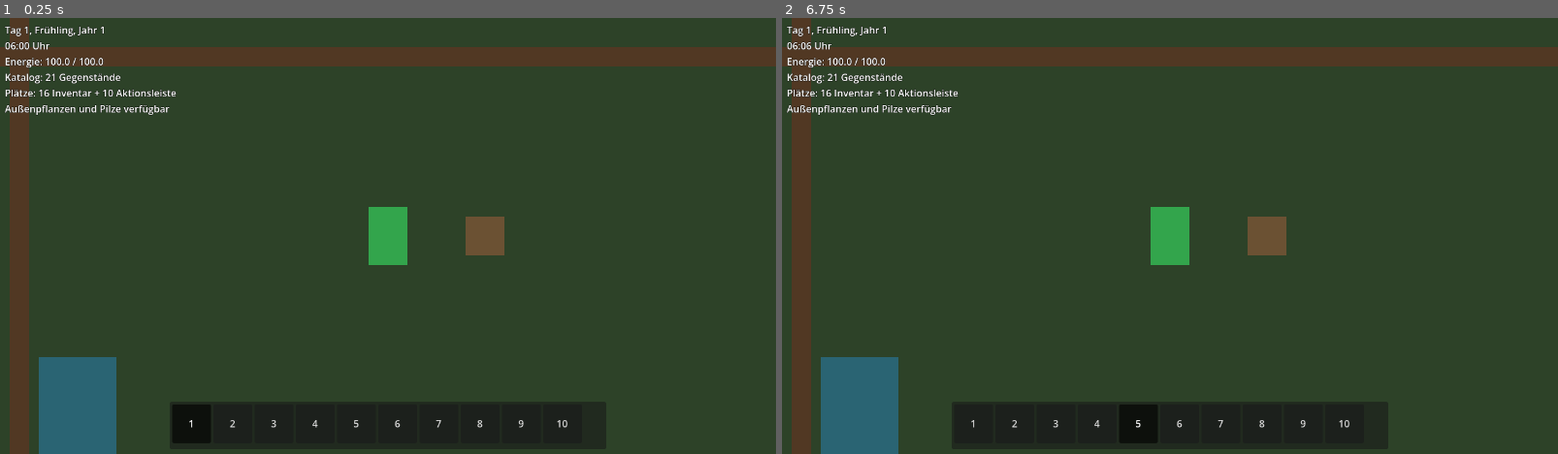
Above: before the commit, frames 1-2 (left to right).
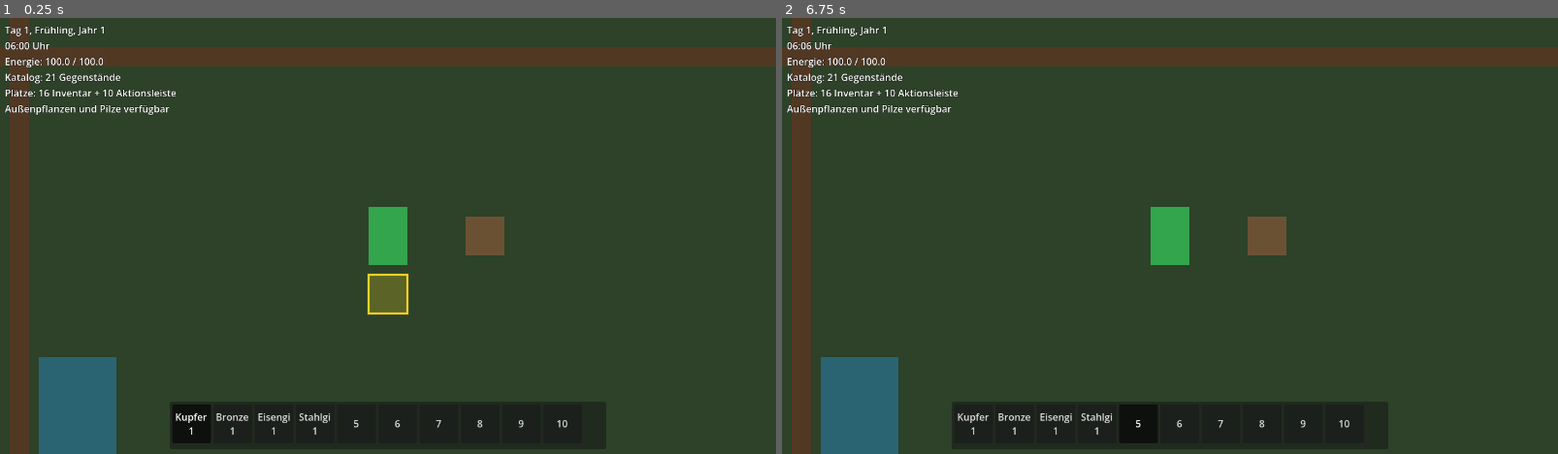
Above: after the commit, the same moments.

Repository: stasar14-rgb/Harvest-Dream
Game: Godot game, scene res://scenes/main.tscn
Same seed, same stepped clock (60 frames per second), same inputs: the game is played once before the commit and once after it.
Inputs (mouse positions are in pixels of both pictures, inside the frame that each line leads up to):
- Up to frame 1 (0.25 s): no input
- Up to frame 2 (6.75 s): click (976, 423) at 0.5 s, where only the run before the commit has a clickable "1"; click (976, 423) at 1.25 s, where only the run after the commit has a clickable "Kupferhacke 1"; click (1014, 423) at 2 s, where only the run before the commit has a clickable "2"; click (1014, 423) at 2.75 s, where only the run after the commit has a clickable "Bronzehacke 1"; click (1053, 423) at 3.5 s, where only the run before the commit has a clickable "3"; click (1053, 423) at 4.25 s, where only the run after the commit has a clickable "Eisengießkanne 1"; click (1100, 423) at 5 s, where only the run before the commit has a clickable "4"; click (1100, 423) at 5.75 s, where only the run after the commit has a clickable "Stahlgießkanne 1"; click "5" at 6.5 s

The runs differ from the first frame. In frame 1, 0.7% of the frame differs, in the area x 22-53%, y 58-96%; in frame 2, 0.2%.

Commit message:
Werkzeugauswahl und Aufladevorschau hinzufügen

Diff:
--- a/scenes/player/player.tscn
+++ b/scenes/player/player.tscn
@@ -2,6 +2,7 @@
 
 [ext_resource type="Script" uid="uid://cb6llbx0vc7ss" path="res://scripts/player/player_movement.gd" id="1_movement"]
 [ext_resource type="Script" uid="uid://dqjnjs6obyyf5" path="res://scripts/interactions/player_interactor.gd" id="2_interactor"]
+[ext_resource type="Script" path="res://scripts/tools/tool_controller.gd" id="3_tool_controller"]
 
 [sub_resource type="RectangleShape2D" id="RectangleShape2D_player"]
 size = Vector2(20, 12)
@@ -30,5 +31,9 @@
 [node name="CollisionShape2D" type="CollisionShape2D" parent="Interactor" unique_id=1735334077]
 shape = SubResource("CircleShape2D_interaction")
 
+[node name="ToolController" type="Node2D" parent="." groups=["tool_controller"]]
+show_behind_parent = true
+script = ExtResource("3_tool_controller")
+
 [node name="Camera2D" type="Camera2D" parent="." unique_id=590677019]
 zoom = Vector2(2, 2)
--- a/scenes/ui/inventory_ui.tscn
+++ b/scenes/ui/inventory_ui.tscn
@@ -5,7 +5,7 @@
 [sub_resource type="Theme" id="Theme_inventory"]
 default_font_size = 16
 
-[node name="InventoryUI" type="CanvasLayer"]
+[node name="InventoryUI" type="CanvasLayer" groups=["inventory_ui"]]
 layer = 20
 script = ExtResource("1_inventory_ui")
 
--- a/scripts/inventory/inventory_system.gd
+++ b/scripts/inventory/inventory_system.gd
@@ -17,6 +17,8 @@
 
 ## Fügt beim Start einige Kataloggegenstände ein, damit die Inventarbedienung auf der Testfläche geprüft werden kann.
 @export var add_debug_starting_items: bool = true
+## Legt vier Werkzeuge zum Prüfen der Werkzeugauswahl direkt in die ersten Plätze der Aktionsleiste.
+@export var add_debug_starting_tools: bool = true
 ## Goldkosten der beiden Taschenerweiterungen. Der Wert -1 bedeutet, dass der Preis noch nicht festgelegt wurde.
 @export var bag_upgrade_costs: Array[int] = [-1, -1]
 
@@ -42,6 +44,12 @@
 		try_add_item(&"wood", 50)
 		try_add_item(&"ore", 20)
 		try_add_item(&"berries", 10)
+
+	if add_debug_starting_tools:
+		_set_debug_action_tool(0, &"hoe_copper")
+		_set_debug_action_tool(1, &"hoe_bronze")
+		_set_debug_action_tool(2, &"watering_can_iron")
+		_set_debug_action_tool(3, &"watering_can_steel")
 
 func get_inventory_capacity() -> int:
 	return STARTING_INVENTORY_SLOTS + purchased_bag_upgrades * SLOTS_PER_UPGRADE
@@ -282,3 +290,12 @@
 		if index != excluded_index and slots[index].is_empty():
 			return slots[index]
 	return null
+
+func _set_debug_action_tool(slot_index: int, item_id: StringName) -> void:
+	if slot_index < 0 or slot_index >= action_bar_slots.size():
+		push_error("Ungültiger Testplatz für Werkzeug '%s'." % item_id)
+		return
+	if not _item_database.has_item(item_id):
+		push_error("Testwerkzeug '%s' fehlt im Gegenstandskatalog." % item_id)
+		return
+	action_bar_slots[slot_index].set_stack(item_id, 1)
--- a/scripts/inventory/inventory_ui.gd
+++ b/scripts/inventory/inventory_ui.gd
@@ -43,14 +43,14 @@
 		_set_inventory_open(not inventory_panel.visible)
 		get_viewport().set_input_as_handled()
 		return
-	if event.is_action_pressed(&"use_tool") and not inventory_panel.visible:
-		_inventory_system.request_selected_action_slot()
-		return
 	for slot_index in InventorySystem.ACTION_BAR_SLOTS:
 		if event.is_action_pressed(&"action_slot_%d" % (slot_index + 1)):
 			_inventory_system.select_action_slot(slot_index)
 			get_viewport().set_input_as_handled()
 			return
+
+func is_inventory_open() -> bool:
+	return inventory_panel.visible
 
 func _set_inventory_open(is_open: bool) -> void:
 	inventory_panel.visible = is_open
--- a/scripts/player/player_movement.gd
+++ b/scripts/player/player_movement.gd
@@ -1,7 +1,10 @@
+class_name PlayerMovement
 extends CharacterBody2D
 
 ## Bewegungsgeschwindigkeit des Spielers in Pixeln pro Sekunde.
 @export var move_speed: float = 100.0
+
+var facing_direction: Vector2i = Vector2i.DOWN
 
 func _physics_process(_delta: float) -> void:
 	var input_direction := Input.get_vector(
@@ -10,5 +13,15 @@
 		"move_up",
 		"move_down"
 	)
+	_update_facing_direction(input_direction)
 	velocity = input_direction * move_speed
 	move_and_slide()
+
+func _update_facing_direction(input_direction: Vector2) -> void:
+	if input_direction.is_zero_approx():
+		return
+
+	if absf(input_direction.x) > absf(input_direction.y):
+		facing_direction = Vector2i.RIGHT if input_direction.x > 0.0 else Vector2i.LEFT
+	else:
+		facing_direction = Vector2i.DOWN if input_direction.y > 0.0 else Vector2i.UP
--- /dev/null
+++ b/scripts/tools/tool_controller.gd
@@ -0,0 +1,186 @@
+class_name ToolController
+extends Node2D
+
+signal active_tool_changed(tool: ToolData)
+signal charge_level_changed(charge_level: int, field_count: int)
+signal tool_use_requested(tool: ToolData, target_positions: Array[Vector2], base_energy_cost: float)
+
+## Größe eines Feldes im Raster der Spielwelt.
+@export_range(1, 256, 1) var grid_size: int = 32
+## Verschiebt den Mittelpunkt des Spielerfeldes relativ zum Ursprung der Spielerfigur.
+@export var player_grid_center_offset: Vector2 = Vector2(0.0, 16.0)
+## Füllfarbe der Zielfelder. Die Farbe ist nur eine vorläufige Testdarstellung.
+@export var target_fill_color: Color = Color(1.0, 0.85, 0.15, 0.22)
+## Rahmenfarbe der Zielfelder. Die Farbe ist nur eine vorläufige Testdarstellung.
+@export var target_border_color: Color = Color(1.0, 0.85, 0.15, 0.95)
+## Breite des sichtbaren Rahmens um jedes Zielfeld.
+@export_range(1.0, 8.0, 0.5) var target_border_width: float = 2.0
+
+var active_tool: ToolData
+var _inventory_system: InventorySystem
+var _item_database: ItemDatabase
+var _inventory_ui: InventoryUI
+var _player: PlayerMovement
+var _tool_input_active := false
+var _charge_elapsed := 0.0
+var _current_charge_level := 0
+var _last_facing_direction := Vector2i.DOWN
+
+func _ready() -> void:
+	_player = get_parent() as PlayerMovement
+	_inventory_system = get_tree().get_first_node_in_group(&"inventory_system") as InventorySystem
+	_item_database = get_tree().get_first_node_in_group(&"item_database") as ItemDatabase
+
+	if _player == null:
+		push_error("ToolController muss ein direktes Kind des Spielers sein.")
+		return
+	if _inventory_system == null or _item_database == null:
+		push_error("ToolController findet das Inventar oder die ItemDatabase nicht.")
+		return
+
+	_inventory_system.selected_action_slot_changed.connect(_on_selected_action_slot_changed)
+	_inventory_system.slots_changed.connect(_on_slots_changed)
+	_last_facing_direction = _player.facing_direction
+	_refresh_active_tool()
+
+func _process(delta: float) -> void:
+	if _player != null and _last_facing_direction != _player.facing_direction:
+		_last_facing_direction = _player.facing_direction
+		queue_redraw()
+
+	if not _tool_input_active or active_tool == null or not active_tool.uses_charge:
+		return
+
+	_charge_elapsed += delta
+	var next_charge_level := active_tool.get_charge_level(_charge_elapsed)
+	if next_charge_level == _current_charge_level:
+		return
+
+	_current_charge_level = next_charge_level
+	charge_level_changed.emit(
+		_current_charge_level,
+		active_tool.get_charge_area_size(_current_charge_level)
+	)
+	queue_redraw()
+
+func _unhandled_input(event: InputEvent) -> void:
+	if event.is_action_pressed(&"use_tool"):
+		if _is_input_blocked() or active_tool == null:
+			return
+		_begin_tool_input()
+		get_viewport().set_input_as_handled()
+		return
+
+	if event.is_action_released(&"use_tool") and _tool_input_active:
+		_finish_tool_input()
+		get_viewport().set_input_as_handled()
+
+func get_target_world_positions() -> Array[Vector2]:
+	var positions: Array[Vector2] = []
+	if active_tool == null or _player == null:
+		return positions
+
+	for offset in _get_target_offsets():
+		var local_target := player_grid_center_offset + Vector2(offset) * float(grid_size)
+		positions.append(_player.global_position + local_target)
+
+	return positions
+
+func _begin_tool_input() -> void:
+	_tool_input_active = true
+	_charge_elapsed = 0.0
+	_current_charge_level = 0
+	charge_level_changed.emit(0, active_tool.get_charge_area_size(0))
+	queue_redraw()
+
+func _finish_tool_input() -> void:
+	var target_positions := get_target_world_positions()
+	var energy_cost := active_tool.get_energy_cost(_current_charge_level)
+	tool_use_requested.emit(active_tool, target_positions, energy_cost)
+	_cancel_tool_input()
+
+func _cancel_tool_input() -> void:
+	_tool_input_active = false
+	_charge_elapsed = 0.0
+	_current_charge_level = 0
+	queue_redraw()
+
+func _refresh_active_tool() -> void:
+	if _inventory_system == null or _item_database == null:
+		return
+
+	var slot := _inventory_system.get_slot(
+		InventorySystem.ACTION_BAR_CONTAINER,
+		_inventory_system.selected_action_slot
+	)
+	var next_tool: ToolData = null
+	if slot != null and not slot.is_empty():
+		next_tool = _item_database.get_item(slot.item_id) as ToolData
+
+	if active_tool == next_tool:
+		return
+
+	_cancel_tool_input()
+	active_tool = next_tool
+	active_tool_changed.emit(active_tool)
+	queue_redraw()
+
+func _on_selected_action_slot_changed(_slot_index: int) -> void:
+	_refresh_active_tool()
+
+func _on_slots_changed(container_id: StringName) -> void:
+	if container_id == InventorySystem.ACTION_BAR_CONTAINER:
+		_refresh_active_tool()
+
+func _is_input_blocked() -> bool:
+	if _inventory_ui == null:
+		_inventory_ui = get_tree().get_first_node_in_group(&"inventory_ui") as InventoryUI
+	return _inventory_ui != null and _inventory_ui.is_inventory_open()
+
+func _shows_target_marker() -> bool:
+	if active_tool == null:
+		return false
+	return (
+		active_tool.tool_type == ToolData.ToolType.HOE
+		or active_tool.tool_type == ToolData.ToolType.WATERING_CAN
+		or active_tool.tool_type == ToolData.ToolType.SHOVEL
+	)
+
+func _get_target_offsets() -> Array[Vector2i]:
+	var offsets: Array[Vector2i] = []
+	if not _shows_target_marker() or _player == null:
+		return offsets
+
+	var forward := _player.facing_direction
+	var right := Vector2i(-forward.y, forward.x)
+	var depth := 1
+	var half_width := 0
+
+	if active_tool.tool_type != ToolData.ToolType.SHOVEL:
+		match _current_charge_level:
+			1:
+				half_width = 1
+			2:
+				half_width = 1
+				depth = 2
+			3:
+				half_width = 1
+				depth = 3
+
+	for forward_step in range(1, depth + 1):
+		for lateral_step in range(-half_width, half_width + 1):
+			offsets.append(forward * forward_step + right * lateral_step)
+
+	return offsets
+
+func _draw() -> void:
+	if not _shows_target_marker():
+		return
+
+	var cell_size := Vector2(float(grid_size), float(grid_size))
+	var half_cell := cell_size * 0.5
+	for offset in _get_target_offsets():
+		var center := player_grid_center_offset + Vector2(offset) * float(grid_size)
+		var cell_rect := Rect2(center - half_cell, cell_size)
+		draw_rect(cell_rect, target_fill_color, true)
+		draw_rect(cell_rect, target_border_color, false, target_border_width)
Not shown, changed: Game_Currens.md
